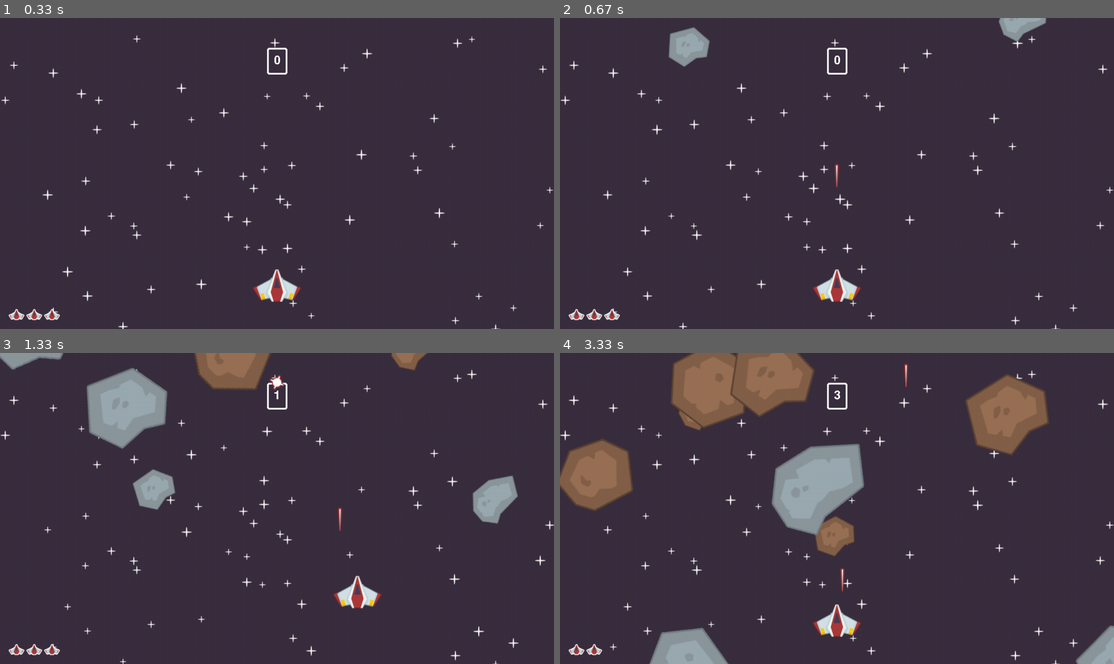
Above: before the commit, frames 1-4 (two rows, left to right).
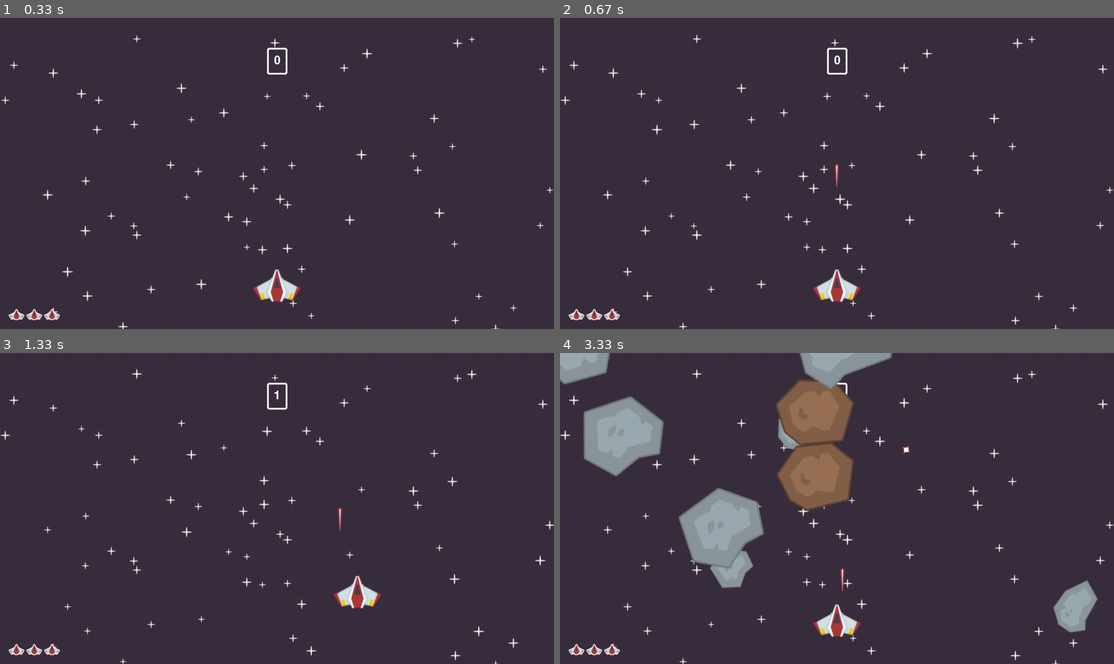
Above: after the commit, the same moments.

Repository: clear-code-projects/UltimatePygameIntroRemake
Game: pygame game, started from code proper/main.py
Same seed, same stepped clock (60 frames per second), same inputs: the game is played once before the commit and once after it.
Inputs:
- Up to frame 1 (0.33 s): no input
- Up to frame 2 (0.67 s): tap Space at 0.33 s
- Up to frame 3 (1.33 s): hold Right 0.67-1.13 s; tap Space at 0.73, 1.03, 1.23 s; hold Up from 1.17 s (still down)
- Up to frame 4 (3.33 s): release Up at 1.47 s; hold Right 1.5-1.97 s; tap Space at 1.57, 1.87, 2.07, 2.37, 2.63, 2.97, 3.27 s; hold Left 2-2.53 s; hold Down 2.57-2.87 s; hold Left 2.9-3.3 s

Frame 1 is identical in both runs. In frame 2, 1.1% of the frame differs, in the area x 19-88%, y 0-16%; in frame 3, 6.2%; in frame 4, 25%, in the area x 0-100%, y 0-100%.

Commit message:
spawn rocks after 1.5s of game start

Diff:
--- a/code proper/main.py
+++ b/code proper/main.py
@@ -101,7 +101,7 @@
 				if event.type == pygame.QUIT:
 					pygame.quit()
 					sys.exit()
-				if event.type == self.meteor_timer and not self.game_over:
+				if event.type == self.meteor_timer and not self.game_over and pygame.time.get_ticks() > 1_500:
 					Meteor((self.all_sprites, self.meteors), choice(self.meteor_surfaces))
 
 			self.display_surface.fill(BG_COLOR)
